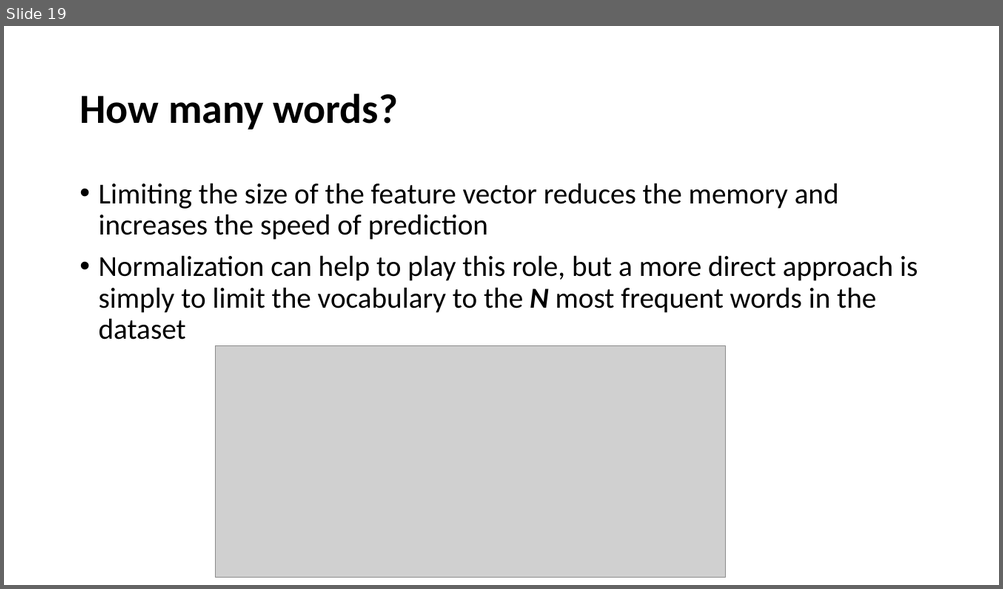
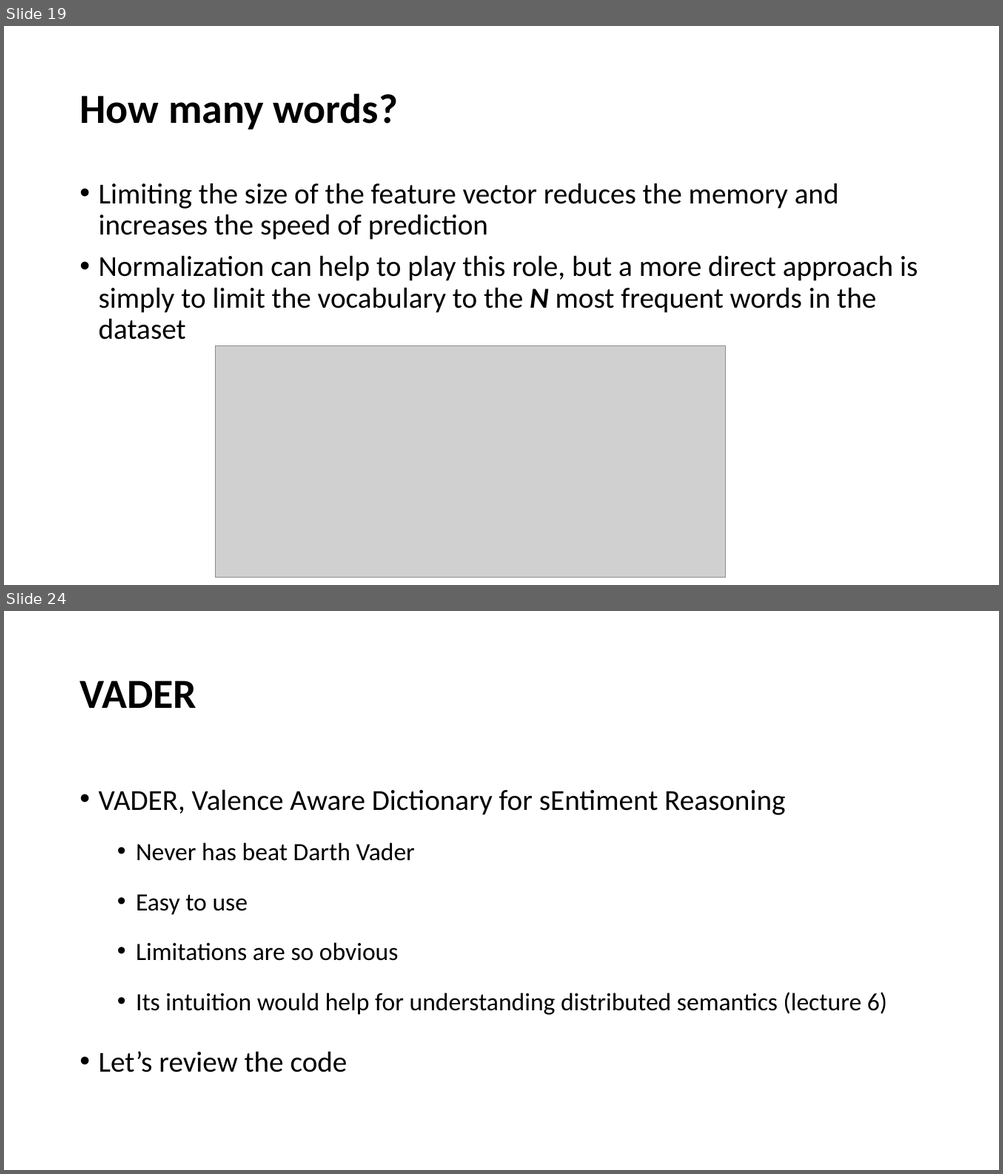
Before and after one commit to YeabinMoonEcon/BUS211, a slide deck: BUS243_NLP/lecture_notes/Lecture2.pptx. Shown one above the other, each under a label of ours: slide 19 before the commit, slides 19 and 24 after it; the slides between them are not shown. The pictures are 1003x589 and 1003x1174 pixels, drawn with LibreOffice and Linux fonts; fonts in the diff are those of the drawing; grey boxes stand for pictures. Boxes give left, top, right and bottom in pixels: in the first picture for what was removed or moved away, otherwise in the second. Text is boxed around its words. In the diff, an @@ line names an element or a change of style, - is before the commit and + after.

```diff
--- a/BUS243_NLP/lecture_notes/Lecture2.pptx
+++ b/BUS243_NLP/lecture_notes/Lecture2.pptx
@@ slide 24 added at (4, 611, 999, 1170), background #FFFFFF @@
@@ title added at (79, 681, 196, 708), 40 pt, text #000000, bold @@
+VADER
@@ text added at (99, 789, 887, 1073), 24 pt, text #000000 @@
+• VADER, Valence Aware Dictionary for sEntiment Reasoning
+  • Never has beat Darth Vader
+  • Easy to use
+  • Limitations are so obvious
+  • Its intuition would help for understanding distributed semantics (lecture 6)
+• Let’s review the code
```
Also in this commit, not shown: 2 slides changed, 10 other slides added, 2 slides removed, 3 other files.
